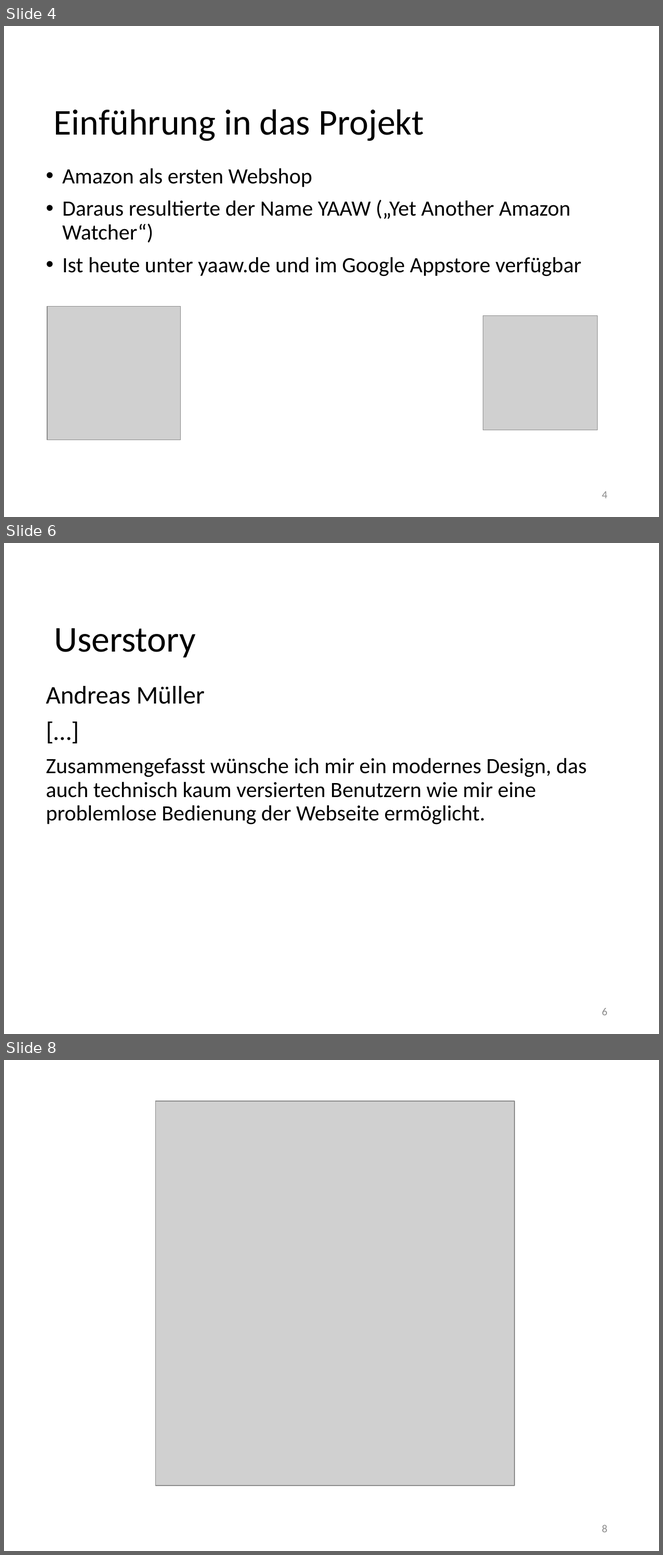
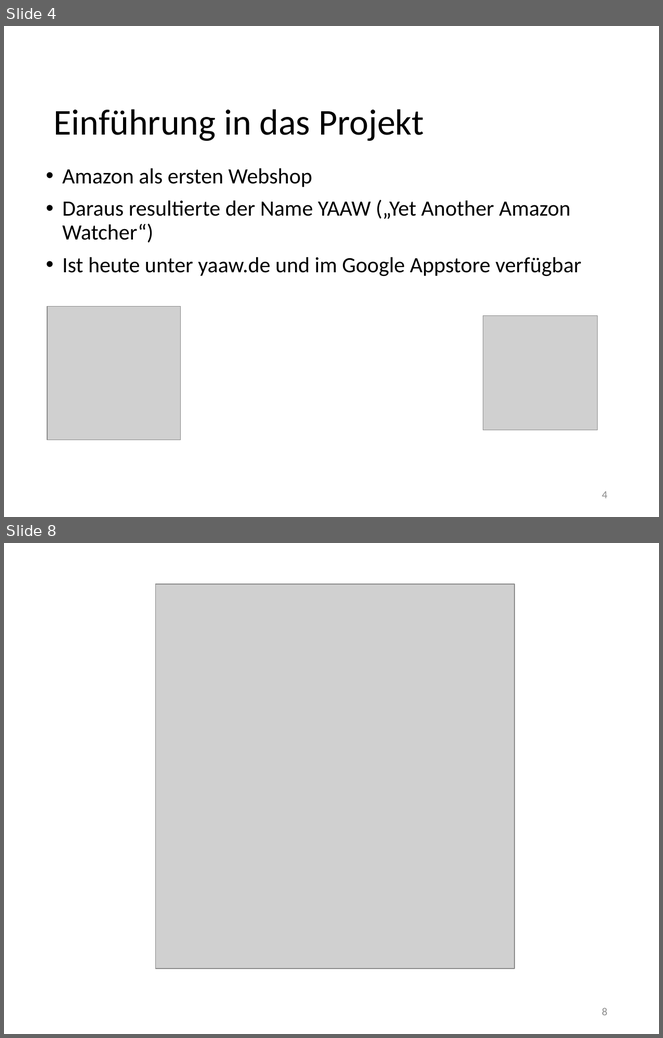
Before and after one commit to JavanXD/YAAW-Pricetracker, a slide deck: Präsentation/Präsentation Gruppe 2.pptx. Shown one above the other, each under a label of ours: slides 4, 6 and 8 before the commit, slides 4 and 8 after it; the slides between them are not shown. The pictures are 663x1555 and 663x1038 pixels, drawn with LibreOffice and Linux fonts; fonts in the diff are those of the drawing; grey boxes stand for pictures; background and template pictures are left out. Boxes give left, top, right and bottom in pixels: in the first picture for what was removed or moved away, otherwise in the second. Text is boxed around its words. In the diff, an @@ line names an element or a change of style, - is before the commit and + after.

```diff
--- a/Präsentation/Präsentation Gruppe 2.pptx
+++ b/Präsentation/Präsentation Gruppe 2.pptx
@@ slide 6 removed at box(4, 543, 659, 1034), background picture (left out) @@
@@ title removed at box(54, 628, 196, 658) @@
-Userstory
@@ text removed at box(46, 686, 587, 825) @@
-Andreas Müller
-[…]
-Zusammengefasst wünsche ich mir ein modernes Design, das auch technisch kaum versierten Benutzern wie mir eine problemlose Bedienung der Webseite ermöglicht.
@@ page number removed at box(602, 1008, 608, 1016) @@
-6
```
Also in this commit, not shown: 2 slides changed, 1 slide added.
